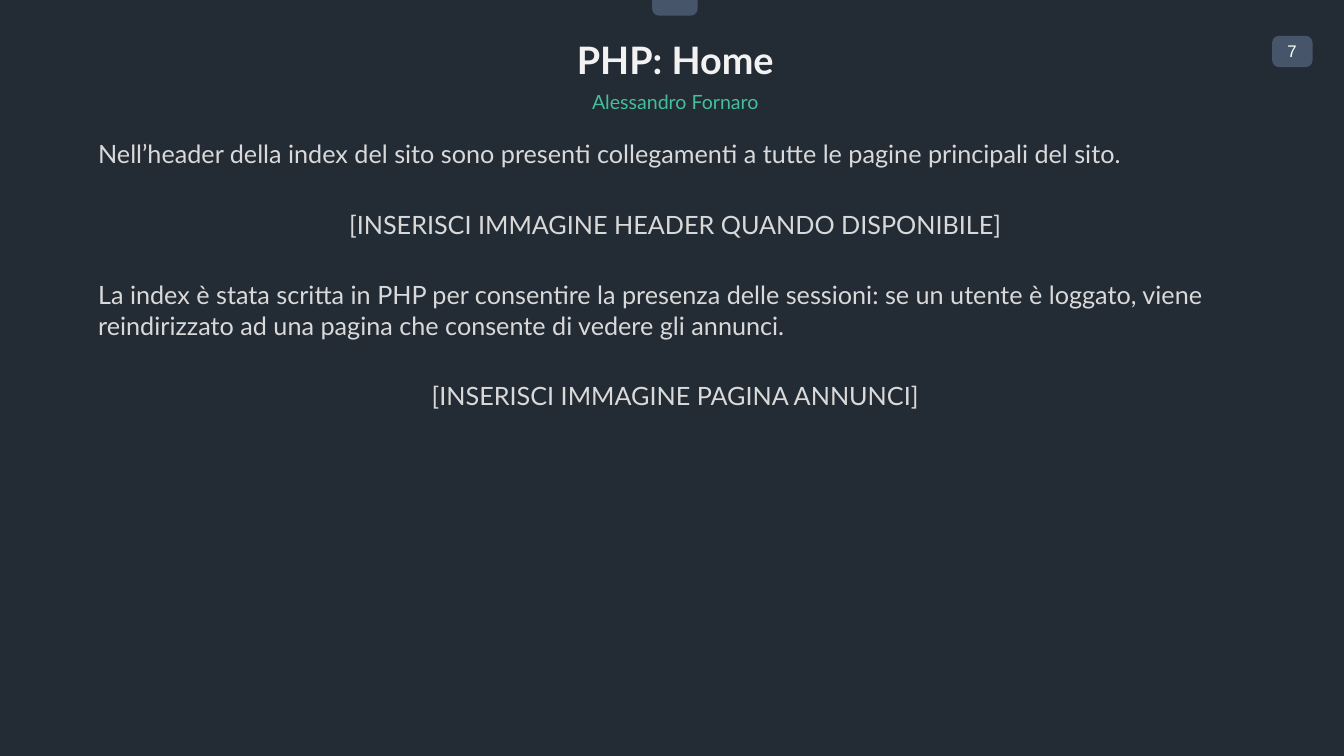
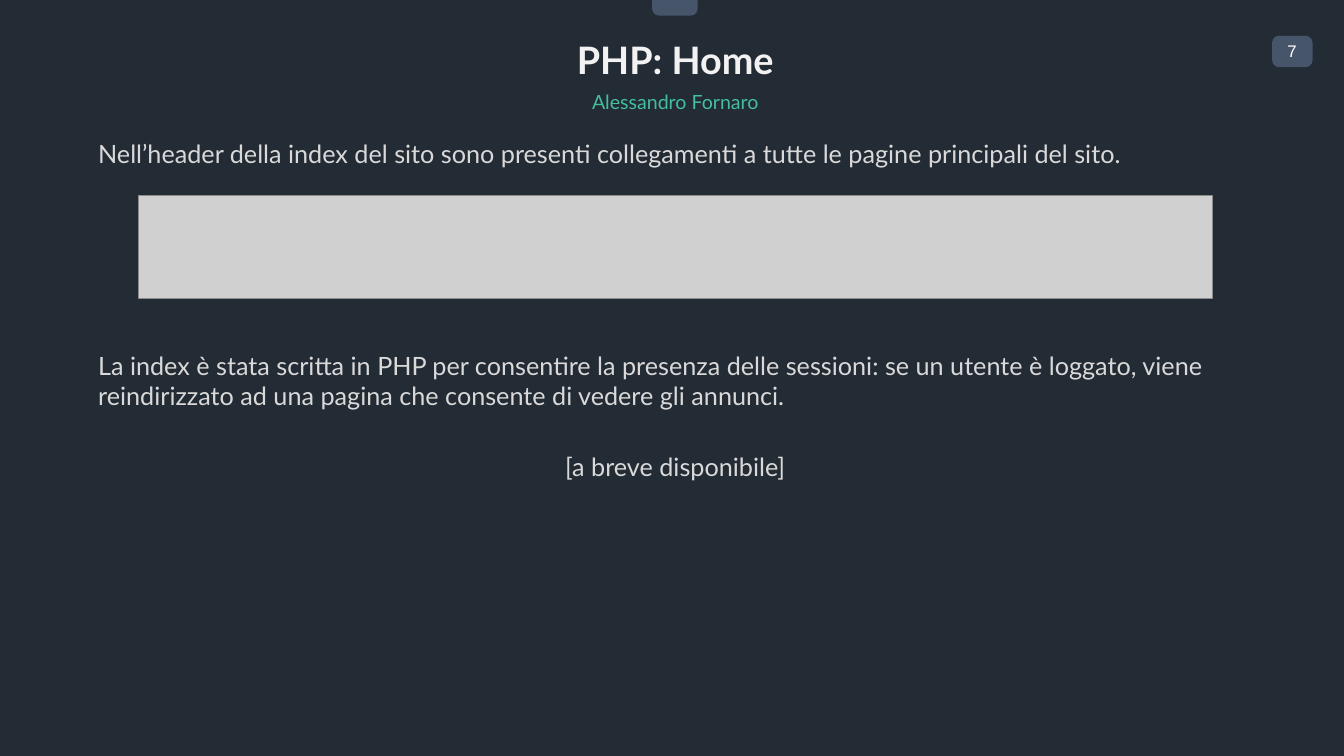
Before and after one commit to fornaroale/FastHome, a slide deck: slide 7 of Deliverable/Presentazione Ufficiale.pptx. Drawn at 1344x756 pixels with LibreOffice and Linux fonts; fonts in the diff are those of the drawing; grey boxes stand for pictures. Boxes give left, top, right and bottom in pixels: in the first picture for what was removed or moved away, otherwise in the second. Text is boxed around its words. In the diff, an @@ line names an element or a change of style, - is before the commit and + after.

```diff
--- a/Deliverable/Presentazione Ufficiale.pptx
+++ b/Deliverable/Presentazione Ufficiale.pptx
@@ picture added at [139, 196, 1212, 298] @@
@@ text at [349, 214, 1001, 238]: paragraph removed @@
-[INSERISCI IMMAGINE HEADER QUANDO DISPONIBILE]
@@ text at [565, 456, 785, 480]: text changed @@
-[INSERISCI IMMAGINE PAGINA ANNUNCI]
+[a breve disponibile]
```
Also in this commit, not shown: 1 other slide changed.
